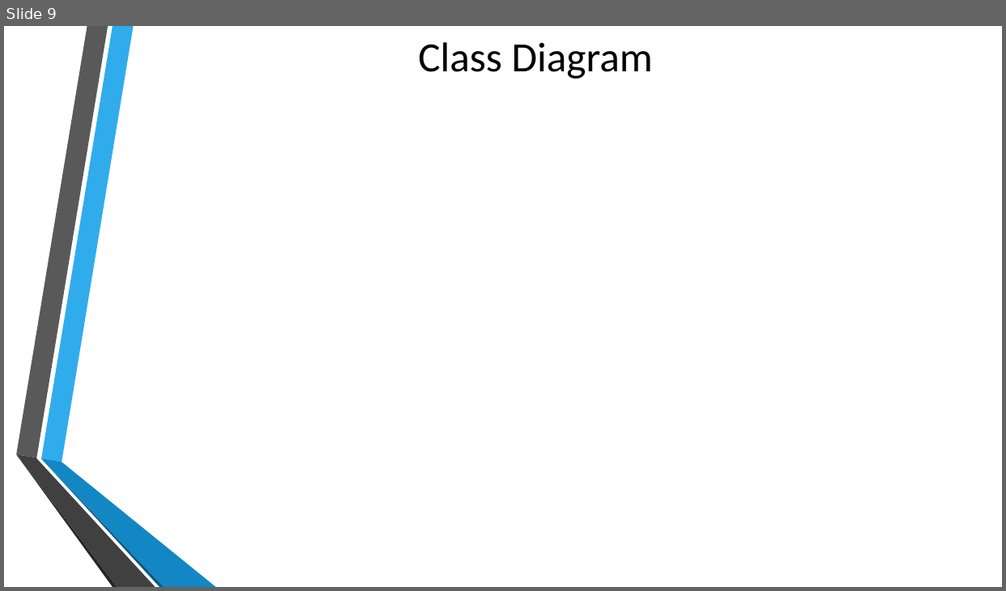
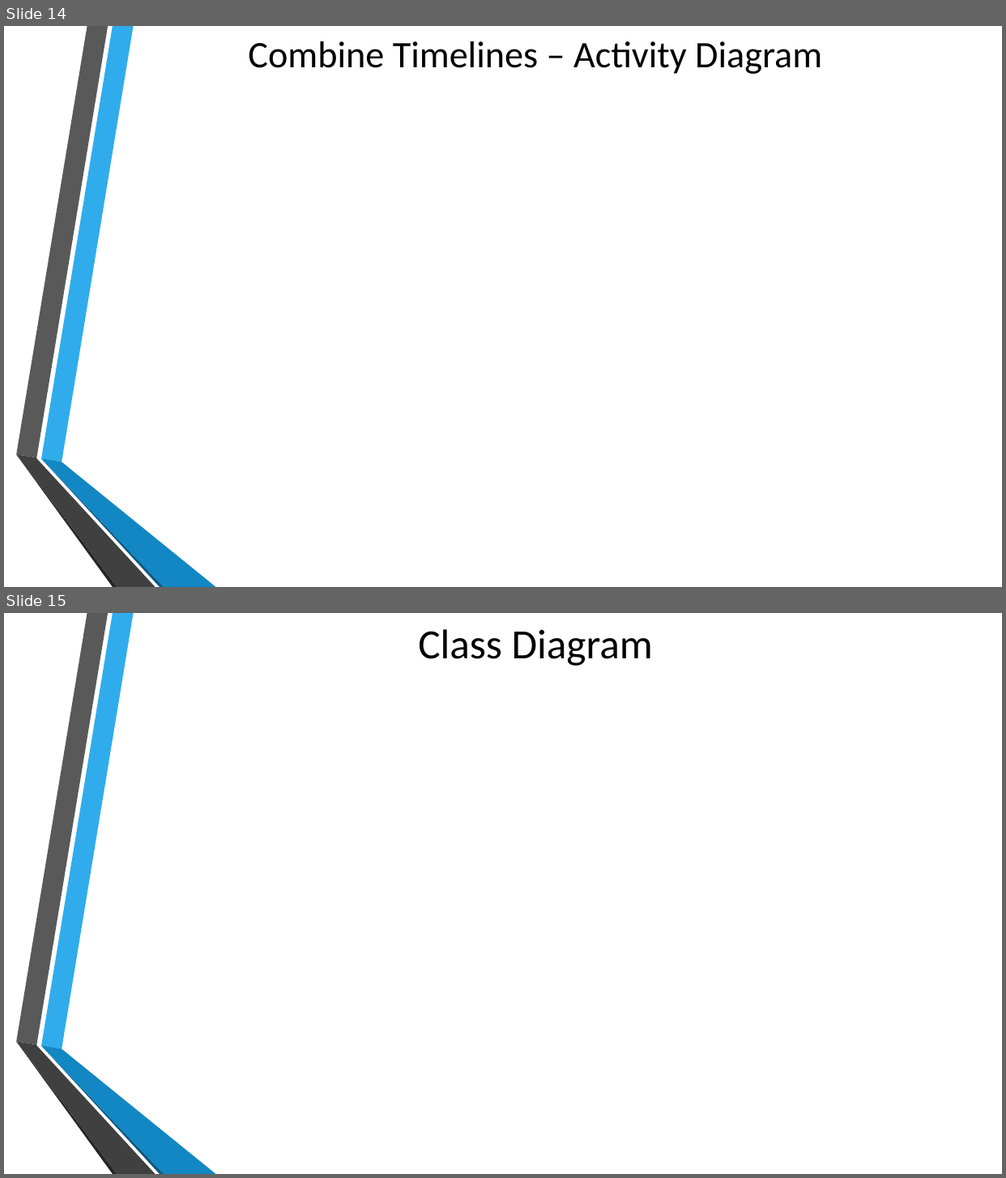
Before and after one commit to cewrobel/Colt_Timeline, a slide deck: presentation/Requirements_TimelineGroup.pptx. Shown one above the other, each under a label of ours: slide 9 before the commit, slides 14 and 15 after it. The pictures are 1006x591 and 1006x1178 pixels, drawn with LibreOffice and Linux fonts; fonts in the diff are those of the drawing; background and template pictures are left out. Boxes give left, top, right and bottom in pixels: in the first picture for what was removed or moved away, otherwise in the second. Text is boxed around its words. In the diff, an @@ line names an element or a change of style, - is before the commit and + after.

```diff
--- a/presentation/Requirements_TimelineGroup.pptx
+++ b/presentation/Requirements_TimelineGroup.pptx
@@ slide 14 added at bbox=[4, 26, 1002, 587], background picture (left out); not listed: 6 template elements that a slide beside it also shows @@
@@ title added at bbox=[248, 41, 822, 74], 36 pt, text #000000 @@
+Combine Timelines – Activity Diagram
@@ what was slide 9 is now slide 15 @@
```
Also in this commit, not shown: 2 slides changed, 4 other slides added.
